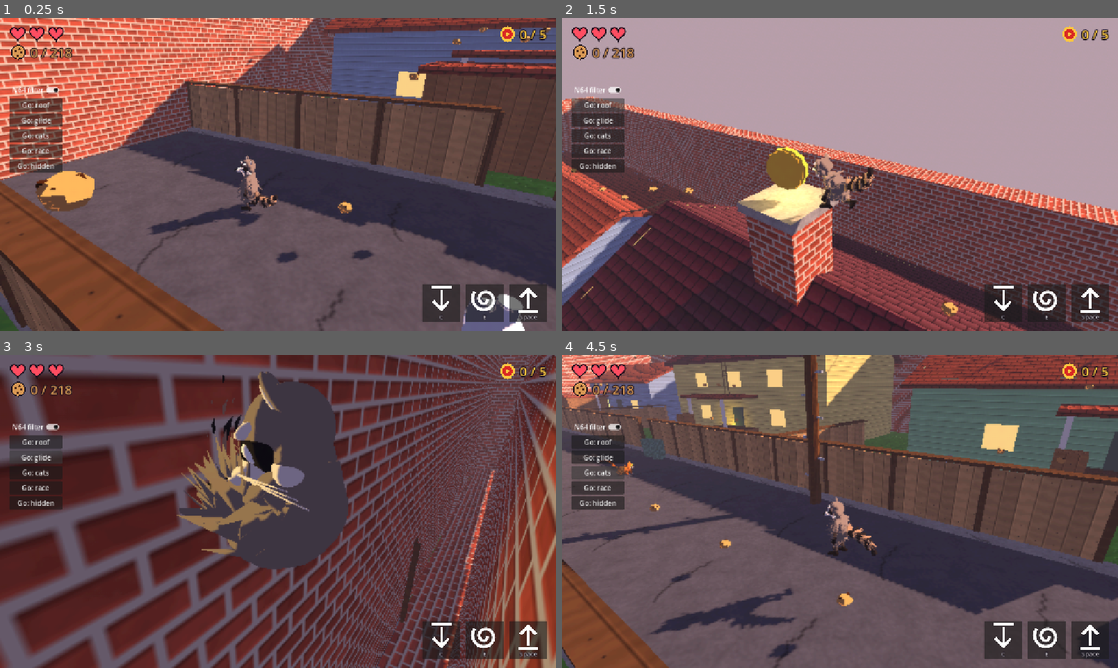
Above: before the commit, frames 1-4 (two rows, left to right).
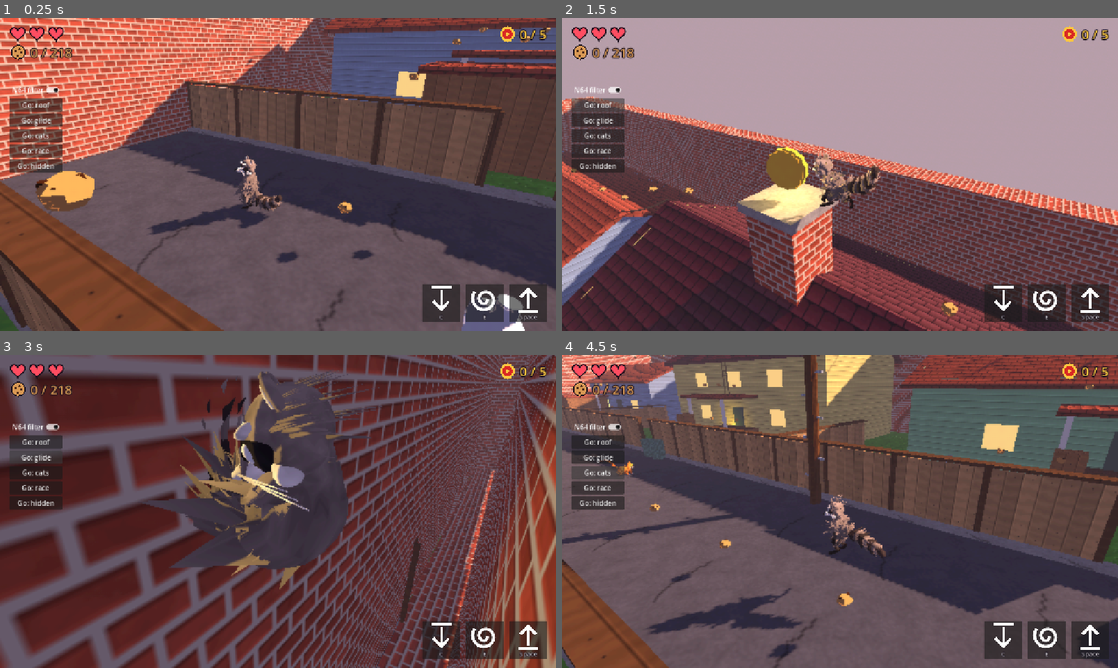
Above: after the commit, the same moments.

Repository: Sclondon/Ringtail
Game: Godot game, scene res://main.tscn
Same seed, same stepped clock (60 frames per second), same inputs: the game is played once before the commit and once after it.
Inputs:
- Up to frame 1 (0.25 s): no input
- Up to frame 2 (1.5 s): click "Go: roof" at 0.5 s; click "Go: roof" at 1.25 s
- Up to frame 3 (3 s): click "Go: glide" at 2 s; click "Go: glide" at 2.75 s
- Up to frame 4 (4.5 s): click "Go: cats" at 3.5 s; click "Go: cats" at 4.25 s

The runs differ from the first frame. In frame 1, 0.4% of the frame differs, in the area x 29-51%, y 44-68%; in frame 2, 0.6%; in frame 3, 4.3%, in the area x 25-69%, y 4-75%; in frame 4, 0.9%.

Commit message:
Raccoon: shaggy uneven fur, head fur, thicker longer tail nearer his colour, gritty gradients, animal legs (hock and long paw), stiff stretched tail in the spin with a swoosh
The user's calls, 2026-11-01.

Co-Authored-By: Claude Opus 5.5 <noreply@anthropic.com>
Claude-Session: https://claude.ai/code/session_015QTKPaFFhWEZskCemuvnwW

Diff:
--- a/scripts/raccoon_rig.gd
+++ b/scripts/raccoon_rig.gd
@@ -38,6 +38,8 @@
 const ROTOR_FROM := 4
 ## How much longer his tail is drawn out as he twirls it.
 const ROTOR_STRETCH := 1.9
+## How much longer it is drawn out, held stiff, as he spins.
+const SPIN_STRETCH := 1.35
 ## The fur's springs (see _spring_fur), and which region his head is.
 const FUR_STIFFNESS := 200.0
 const FUR_DAMPING := 8.0
@@ -46,6 +48,8 @@
 ## squared. Tagged in Blender as UV2 (region, -flex - 0.001), it arrives flipped as glTF has it, (region, 1.001 + flex);
 ## every other point's arrives at most 1.
 const FUR_VERTEX := """
+// (the grit baked into his vertex colours: tools/build_raccoon.py paint_grit, written over this)
+const float GRIT_SCALE = 1.3;
 uniform vec3 lags[17];
 void vertex() {
 	if (UV2.y > 1.0005) {
@@ -68,6 +72,7 @@
 var _fur_uniform := PackedVector3Array()
 var _rotor_disc: MeshInstance3D
 var _rotor_puffs: CPUParticles3D
+var _swoosh_puffs: CPUParticles3D
 
 var _tail: Array[Node3D] = []
 var _tail_dir: Array[Vector3] = []
@@ -163,6 +168,7 @@
 	_pose_tail(delta, speed, spin)
 	_spring_fur(delta)
 	_rotor(delta)
+	_swoosh(spin)
 
 
 ## Now and then, standing about, he lifts his nose and sniffs the air: quick little lifts of the snout, the
@@ -229,7 +235,9 @@
 		return
 	_fur_mesh = meshes[0]
 	var shader := Shader.new()
-	shader.code = Toon.SHADER.replace("void fragment() {", FUR_VERTEX + "\nvoid fragment() {")
+	shader.code = Toon.SHADER.replace("void fragment() {", FUR_VERTEX + "\nvoid fragment() {").replace(
+			"ALBEDO = albedo * (1.0 - stripe * line);",
+			"ALBEDO = albedo * (1.0 - stripe * line) * mix(vec3(1.0), COLOR.rgb * GRIT_SCALE, COLOR.a);")
 	for part: MeshInstance3D in meshes:
 		for surface in part.mesh.get_surface_count():
 			var toon := part.get_surface_override_material(surface) as ShaderMaterial
@@ -255,6 +263,41 @@
 	if is_node_ready() or not _tail.is_empty():
 		_fur_materials.clear()
 		_make_fur()
+
+
+## Swept round in the spin, the tip of his tail leaves an arc of little puffs behind it, so the eye follows the tail.
+func _swoosh(spin: float) -> void:
+	if _swoosh_puffs == null:
+		_swoosh_puffs = CPUParticles3D.new()
+		_swoosh_puffs.top_level = true
+		_swoosh_puffs.amount = 40
+		_swoosh_puffs.lifetime = 0.3
+		_swoosh_puffs.local_coords = false
+		_swoosh_puffs.direction = Vector3.UP
+		_swoosh_puffs.spread = 180.0
+		_swoosh_puffs.initial_velocity_min = 0.1
+		_swoosh_puffs.initial_velocity_max = 0.4
+		_swoosh_puffs.gravity = Vector3.ZERO
+		var curve := Curve.new()
+		curve.add_point(Vector2(0.0, 1.0))
+		curve.add_point(Vector2(1.0, 0.0))
+		_swoosh_puffs.scale_amount_curve = curve
+		var puff := SphereMesh.new()
+		puff.radius = 0.05
+		puff.height = 0.1
+		puff.radial_segments = 8
+		puff.rings = 4
+		var look := StandardMaterial3D.new()
+		look.shading_mode = BaseMaterial3D.SHADING_MODE_UNSHADED
+		look.albedo_color = Color(1.0, 0.98, 0.92, 0.75)
+		look.transparency = BaseMaterial3D.TRANSPARENCY_ALPHA
+		puff.material = look
+		_swoosh_puffs.mesh = puff
+		add_child(_swoosh_puffs)
+	var sweeping := spin > SPIN_WIND and spin < SPIN_TURNED
+	_swoosh_puffs.emitting = sweeping
+	if _points.size() > TAIL_BONES:
+		_swoosh_puffs.global_position = _points[TAIL_BONES]
 
 
 ## The rotor's look: a pale blur of a disc where his tail whirls, and puffs of air thrown off it.
@@ -466,12 +509,13 @@
 				rotor = Vector3(sin(angle), 0.06, cos(angle)).normalized()
 			dirs[k] = dirs[k].slerp(rotor, _glide)
 	if _spin_w > 0.001 and spin < 1.0:
-		# Wound round to his left side as he crouches; then flung out flat behind and swung back the way he turns,
-		# the faster the further, its tip furthest: so it trails him round and then lashes out past him as he stops.
+		# Wound round to his left side as he crouches; then, the tail being the attack, held out stiff and straight
+		# behind him and swept round with him at his own rate (the user: "the tail should be the focus and it doesnt
+		# even spin at the rate he does", "it needs to become stiff when spinning").
 		var wound := smoothstep(0.0, SPIN_WIND, spin) * (1.0 - smoothstep(SPIN_WIND, SPIN_WIND + 0.12, spin))
 		for k in TAIL_BONES:
-			var angle := PI - (1.7 + 0.12 * k) * wound - _spin_trail * (0.35 + 0.13 * k)
-			dirs[k] = dirs[k].slerp(Vector3(sin(angle), 0.12 + 0.05 * wound, cos(angle)).normalized(), _spin_w)
+			var angle := PI - (1.7 + 0.12 * k) * wound
+			dirs[k] = dirs[k].slerp(Vector3(sin(angle), 0.1 + 0.05 * wound, cos(angle)).normalized(), _spin_w)
 	return dirs
 
 
@@ -479,6 +523,9 @@
 	var dirs := _tail_shape(speed, spin)
 	# (twirling, it is drawn out long, cartoon-fashion, so its end can whirl over his head)
 	var stretch := lerpf(1.0, ROTOR_STRETCH, smoothstep(0.0, 1.0, _glide))
+	# (spinning, it is drawn out a little too, and held stiff to its line: below)
+	var rigid := _spin_w * smoothstep(SPIN_WIND - 0.05, SPIN_WIND + 0.05, spin) if spin < 1.0 else 0.0
+	stretch = lerpf(stretch, SPIN_STRETCH, rigid)
 	var hips := _hips.global_transform
 	var size := global_basis.get_scale().y
 	var root := _tail[0].global_position
@@ -502,7 +549,7 @@
 			_speeds[k] += accel * dt
 			_points[k] += _speeds[k] * dt
 			# (whirled, it is held to its cone: on springs alone it is flung out wide)
-			_points[k] = _points[k].lerp(targets[k], 0.85 * _glide)
+			_points[k] = _points[k].lerp(targets[k], maxf(0.85 * _glide, 0.95 * rigid))
 		# (each segment keeps its length)
 		for k in range(1, TAIL_BONES + 1):
 			var span := _points[k] - _points[k - 1]
Binary file changed: models/raccoon.glb
Binary file changed: models/raccoon_lo.glb
Not shown, changed: tools/raccoon.blend
Not shown, changed: tools/raccoon_lo.blend
